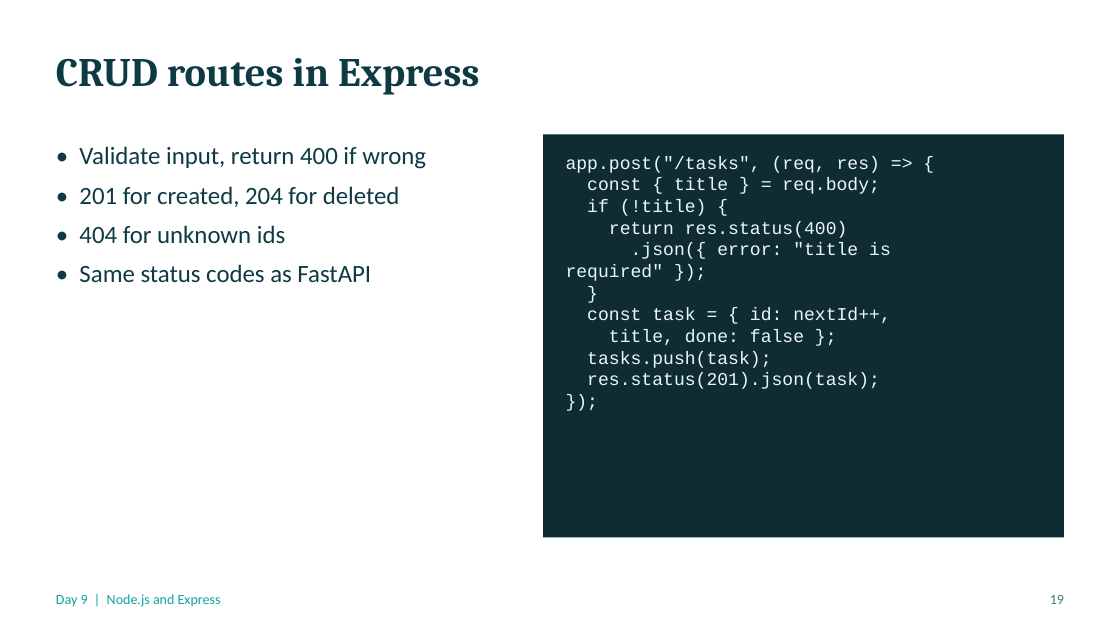
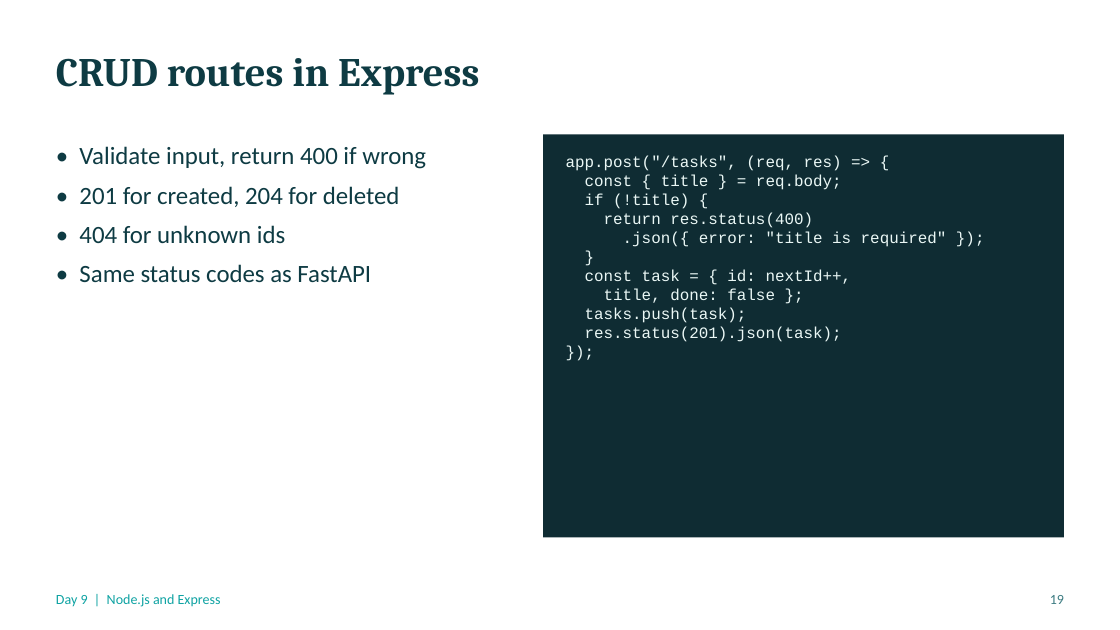
Before and after one commit to AhmadMahi/Forward-Deployed-Engineer-Program---Prodapt-and-SoftBank-Japan, a slide deck: slide 19 of Day09-Nodejs-and-Express/Day09_Deck_Nodejs_and_Express.pptx. Drawn at 1120x630 pixels with LibreOffice and Linux fonts; fonts in the diff are those of the drawing. Boxes give left, top, right and bottom in pixels: in the first picture for what was removed or moved away, otherwise in the second. Text is boxed around its words. In the diff, an @@ line names an element or a change of style, - is before the commit and + after.

```diff
--- a/Day09-Nodejs-and-Express/Day09_Deck_Nodejs_and_Express.pptx
+++ b/Day09-Nodejs-and-Express/Day09_Deck_Nodejs_and_Express.pptx
@@ text "app.post("/tasks", (req, res) => {" at [566,155,947,342]: size 11.6 to 10.2 pt @@
```
Also in this commit, not shown: 7 other slides changed, 5 other files.
